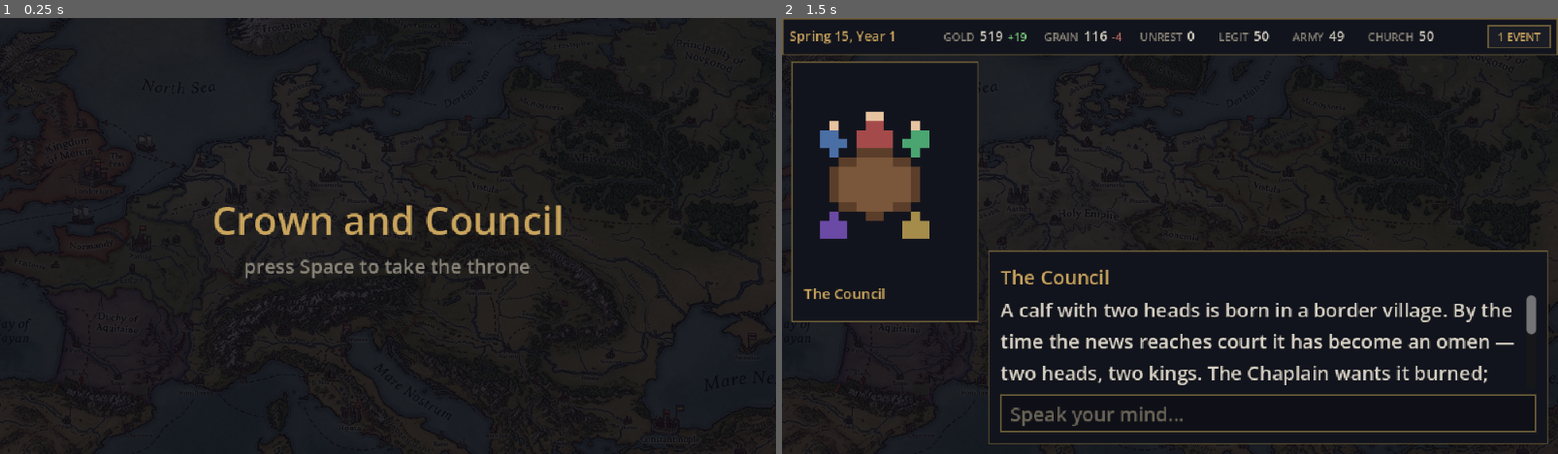
Above: before the commit, frames 1-2 (left to right).
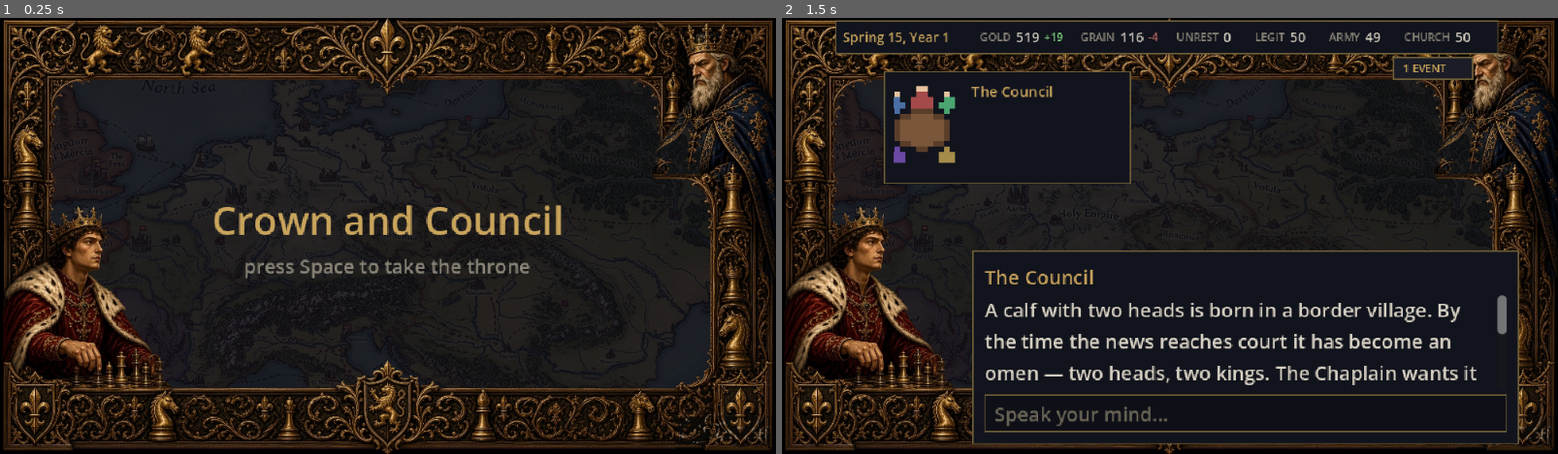
Above: after the commit, the same moments.

Repository: samuelzhang1201/game_design
Game: Godot game, scene res://scenes/game_root.tscn
Two runs of this game, one before a commit and one after it. Both use one fixed random seed, a clock stepped at 60 frames per second and the inputs below.
Inputs (mouse positions are in pixels of both pictures, inside the frame that each line leads up to):
- Up to frame 1 (0.25 s): no input
- Up to frame 2 (1.5 s): tap Space (start_game) at 0.5 s; move the mouse to (1340, 214) at 0.52 s; hold Space (start_game) 0.53-1.25 s; click (1340, 214) at 0.67 s; tap Enter (ui_accept) at 0.77 s; drag from (1014, 257) to (1131, 323) at 1.27 s

The runs differ from the first frame. In frame 1, 32% of the frame differs, in the area x 0-100%, y 0-100%; in frame 2, 30%.

Commit message:
feat: two-kings chess frame around every screen
frame.jpg (user-provided: young king bottom-left, old king top-right,
locked over a chess game) mounted as a decorative layer above the map
backdrop, below the panels, on all screens including the menu.
tools/key_frame_interior.py keys the flat-black interior to real alpha
(bounded flood + halo dilation so the rails' own dark filigree ground
survives) and scrubs the watermark; output at assets/ui/frame.png.

UI inset into the frame interior: TopBar between the corner motifs, the
pending-event chip now a floating badge below the bar's right end (a
visible chip no longer widens the bar past its inset), dossier card
compacted to a horizontal layout with a head-and-shoulders crop of the
full-body art, dialogue and court panels clear of both kings and rails.

Co-Authored-By: Claude Fable 5 <noreply@anthropic.com>
Claude-Session: https://claude.ai/code/session_018aN8BxqrZE3mAMNzHh8jVs

Diff:
--- a/scenes/conversation.tscn
+++ b/scenes/conversation.tscn
@@ -21,45 +21,61 @@
 anchor_right = 1.0
 anchor_bottom = 1.0
 
+[node name="Frame" type="TextureRect" parent="."]
+unique_name_in_owner = true
+anchors_preset = 15
+anchor_right = 1.0
+anchor_bottom = 1.0
+
 [node name="TopBar" parent="." instance=ExtResource("2")]
 unique_name_in_owner = true
 anchor_right = 1.0
+offset_left = 44.0
+offset_top = 2.0
+offset_right = -70.0
 
 [node name="MinisterPanel" type="PanelContainer" parent="."]
 unique_name_in_owner = true
-offset_left = 8.0
-offset_top = 36.0
-custom_minimum_size = Vector2(154, 0)
+offset_left = 84.0
+offset_top = 44.0
+custom_minimum_size = Vector2(204, 0)
 
 [node name="MVBox" type="VBoxContainer" parent="MinisterPanel"]
 theme_override_constants/separation = 5
 
-[node name="PortraitBox" type="Control" parent="MinisterPanel/MVBox"]
+[node name="TopRow" type="HBoxContainer" parent="MinisterPanel/MVBox"]
+theme_override_constants/separation = 8
+
+[node name="PortraitBox" type="Control" parent="MinisterPanel/MVBox/TopRow"]
 unique_name_in_owner = true
 clip_contents = true
-custom_minimum_size = Vector2(132, 168)
+custom_minimum_size = Vector2(56, 72)
 
-[node name="MinisterName" type="Label" parent="MinisterPanel/MVBox"]
+[node name="IdBox" type="VBoxContainer" parent="MinisterPanel/MVBox/TopRow"]
+size_flags_horizontal = 3
+theme_override_constants/separation = 2
+
+[node name="MinisterName" type="Label" parent="MinisterPanel/MVBox/TopRow/IdBox"]
 unique_name_in_owner = true
 autowrap_mode = 3
 
-[node name="MinisterTitle" type="Label" parent="MinisterPanel/MVBox"]
+[node name="MinisterTitle" type="Label" parent="MinisterPanel/MVBox/TopRow/IdBox"]
 unique_name_in_owner = true
 
-[node name="OpinionRow" type="HBoxContainer" parent="MinisterPanel/MVBox"]
+[node name="OpinionRow" type="HBoxContainer" parent="MinisterPanel/MVBox/TopRow/IdBox"]
 unique_name_in_owner = true
 theme_override_constants/separation = 6
 
-[node name="OpinionBar" type="ProgressBar" parent="MinisterPanel/MVBox/OpinionRow"]
+[node name="OpinionBar" type="ProgressBar" parent="MinisterPanel/MVBox/TopRow/IdBox/OpinionRow"]
 unique_name_in_owner = true
-custom_minimum_size = Vector2(96, 6)
+custom_minimum_size = Vector2(70, 6)
 size_flags_horizontal = 3
 size_flags_vertical = 4
 min_value = -100.0
 max_value = 100.0
 show_percentage = false
 
-[node name="OpinionValue" type="Label" parent="MinisterPanel/MVBox/OpinionRow"]
+[node name="OpinionValue" type="Label" parent="MinisterPanel/MVBox/TopRow/IdBox/OpinionRow"]
 unique_name_in_owner = true
 
 [node name="TraitChips" type="HFlowContainer" parent="MinisterPanel/MVBox"]
@@ -74,7 +90,7 @@
 anchor_bottom = 1.0
 offset_left = 170.0
 offset_top = -168.0
-offset_right = -8.0
+offset_right = -46.0
 offset_bottom = -8.0
 grow_horizontal = 2
 grow_vertical = 0
--- a/scenes/court.tscn
+++ b/scenes/court.tscn
@@ -21,18 +21,27 @@
 anchor_right = 1.0
 anchor_bottom = 1.0
 
+[node name="Frame" type="TextureRect" parent="."]
+unique_name_in_owner = true
+anchors_preset = 15
+anchor_right = 1.0
+anchor_bottom = 1.0
+
 [node name="TopBar" parent="." instance=ExtResource("2")]
 unique_name_in_owner = true
 anchor_right = 1.0
+offset_left = 44.0
+offset_top = 2.0
+offset_right = -70.0
 
 [node name="Root" type="HBoxContainer" parent="."]
 anchors_preset = 15
 anchor_right = 1.0
 anchor_bottom = 1.0
-offset_left = 8.0
+offset_left = 46.0
 offset_top = 36.0
-offset_right = -8.0
-offset_bottom = -8.0
+offset_right = -54.0
+offset_bottom = -82.0
 theme_override_constants/separation = 8
 
 [node name="Main" type="VBoxContainer" parent="Root"]
--- a/scenes/top_bar.tscn
+++ b/scenes/top_bar.tscn
@@ -2,27 +2,38 @@
 
 [ext_resource type="Script" path="res://scripts/ui/top_bar.gd" id="1"]
 
-[node name="TopBar" type="PanelContainer"]
+[node name="TopBar" type="Control"]
 anchor_right = 1.0
+offset_bottom = 26.0
 script = ExtResource("1")
 
-[node name="Row" type="HBoxContainer" parent="."]
+[node name="Bar" type="PanelContainer" parent="."]
+unique_name_in_owner = true
+anchors_preset = 15
+anchor_right = 1.0
+anchor_bottom = 1.0
+
+[node name="Row" type="HBoxContainer" parent="Bar"]
 theme_override_constants/separation = 12
 
-[node name="DateLabel" type="Label" parent="Row"]
+[node name="DateLabel" type="Label" parent="Bar/Row"]
 unique_name_in_owner = true
 
-[node name="LeftSpacer" type="Control" parent="Row"]
+[node name="LeftSpacer" type="Control" parent="Bar/Row"]
 size_flags_horizontal = 3
 
-[node name="MetricsRow" type="HBoxContainer" parent="Row"]
+[node name="MetricsRow" type="HBoxContainer" parent="Bar/Row"]
 unique_name_in_owner = true
 theme_override_constants/separation = 14
 
-[node name="RightSpacer" type="Control" parent="Row"]
+[node name="RightSpacer" type="Control" parent="Bar/Row"]
 size_flags_horizontal = 3
 
-[node name="EventChip" type="Label" parent="Row"]
+[node name="EventChip" type="Label" parent="."]
 unique_name_in_owner = true
 visible = false
+anchor_left = 1.0
+anchor_right = 1.0
+offset_left = -66.0
+offset_top = 30.0
 text = "1 EVENT"
--- a/scripts/ui/conversation_scene.gd
+++ b/scripts/ui/conversation_scene.gd
@@ -30,8 +30,9 @@
 	%Backdrop.expand_mode = TextureRect.EXPAND_IGNORE_SIZE
 	%Backdrop.stretch_mode = TextureRect.STRETCH_KEEP_ASPECT_COVERED
 	%Shade.color = UiPalette.DIM_OVERLAY
+	UiPalette.setup_frame(%Frame)
 	%MinisterPanel.add_theme_stylebox_override("panel",
-		UiPalette.panel_style(UiPalette.BORDER_GOLD, 1, 10))
+		UiPalette.panel_style(UiPalette.BORDER_GOLD, 1, 8))
 	%MinisterName.add_theme_color_override("font_color", UiPalette.GOLD)
 	%MinisterName.add_theme_font_size_override("font_size", 12)
 	%MinisterTitle.add_theme_color_override("font_color", UiPalette.TEXT_MUTED)
@@ -170,19 +171,26 @@
 	var box_size: Vector2 = %PortraitBox.custom_minimum_size
 	var full := CharacterPortrait.full_texture_for(portrait_id)
 	if full != null:
+		# Head-and-shoulders crop of the full-body art: a region cut from the
+		# top of the figure at the portrait box's aspect ratio.
+		var atlas := AtlasTexture.new()
+		atlas.atlas = full
+		atlas.region = Rect2(0, 0, full.get_width(),
+			full.get_width() * box_size.y / box_size.x)
 		var pic := TextureRect.new()
 		pic.name = "FullArt"
-		pic.texture = full
+		pic.texture = atlas
 		pic.expand_mode = TextureRect.EXPAND_IGNORE_SIZE
-		pic.stretch_mode = TextureRect.STRETCH_KEEP_ASPECT_CENTERED
+		pic.stretch_mode = TextureRect.STRETCH_SCALE
 		pic.texture_filter = CanvasItem.TEXTURE_FILTER_LINEAR
 		pic.set_anchors_preset(Control.PRESET_FULL_RECT)
 		%PortraitBox.add_child(pic)
 	else:
 		var p := CharacterPortrait.instantiate_for(portrait_id, false)
-		var side := CharacterPortrait.PORTRAIT_SIZE.x * 2.5
-		p.scale = Vector2(2.5, 2.5)
-		p.position = Vector2((box_size.x - side) / 2.0, (box_size.y - side) / 2.0)
+		var scale_factor := box_size.y / CharacterPortrait.PORTRAIT_SIZE.y
+		var side := CharacterPortrait.PORTRAIT_SIZE.x * scale_factor
+		p.scale = Vector2(scale_factor, scale_factor)
+		p.position = Vector2((box_size.x - side) / 2.0, 0)
 		%PortraitBox.add_child(p)
 	var c: Character = null
 	if Game.state != null and Game.state.characters.has(portrait_id):
--- a/scripts/ui/court_screen.gd
+++ b/scripts/ui/court_screen.gd
@@ -35,6 +35,7 @@
 	%Backdrop.expand_mode = TextureRect.EXPAND_IGNORE_SIZE
 	%Backdrop.stretch_mode = TextureRect.STRETCH_KEEP_ASPECT_COVERED
 	%Shade.color = UiPalette.DIM_OVERLAY
+	UiPalette.setup_frame(%Frame)
 	%SidePanel.add_theme_stylebox_override("panel",
 		UiPalette.panel_style(UiPalette.BORDER_GOLD, 1, 10))
 	%SideHeader.add_theme_color_override("font_color", UiPalette.GOLD)
--- a/scripts/ui/day_run_screen.gd
+++ b/scripts/ui/day_run_screen.gd
@@ -24,12 +24,20 @@
 	shade.color = UiPalette.DIM_OVERLAY
 	shade.set_anchors_and_offsets_preset(Control.PRESET_FULL_RECT)
 	add_child(shade)
+	var frame := TextureRect.new()
+	UiPalette.setup_frame(frame)
+	frame.set_anchors_and_offsets_preset(Control.PRESET_FULL_RECT)
+	add_child(frame)
 	overlay = CalendarOverlay.new()
 	overlay.finished.connect(func(): finished.emit())
 	add_child(overlay)
-	# After the overlay so its dim never hides the numbers (R9).
+	# After the overlay so its dim never hides the numbers (R9); inset into
+	# the frame's interior like every screen's bar.
 	top_bar = TOP_BAR_SCENE.instantiate()
 	top_bar.set_anchors_preset(Control.PRESET_TOP_WIDE)
+	top_bar.offset_left = 44
+	top_bar.offset_top = 2
+	top_bar.offset_right = -70
 	add_child(top_bar)
 
 func run(report: TickReport) -> void:
--- a/scripts/ui/main_menu.gd
+++ b/scripts/ui/main_menu.gd
@@ -15,6 +15,10 @@
 	bg.color = UiPalette.DIM_OVERLAY
 	bg.set_anchors_and_offsets_preset(Control.PRESET_FULL_RECT)
 	add_child(bg)
+	var frame := TextureRect.new()
+	UiPalette.setup_frame(frame)
+	frame.set_anchors_and_offsets_preset(Control.PRESET_FULL_RECT)
+	add_child(frame)
 	var col := VBoxContainer.new()
 	col.set_anchors_and_offsets_preset(Control.PRESET_CENTER)
 	col.grow_horizontal = Control.GROW_DIRECTION_BOTH
--- a/scripts/ui/top_bar.gd
+++ b/scripts/ui/top_bar.gd
@@ -1,9 +1,11 @@
 class_name TopBar
-extends PanelContainer
+extends Control
 ## Mock-style top resource strip (UI_example.png, supersedes the corner
 ## KingdomCard): date left, the six realm metrics with this tick's deltas in
-## the middle, and a pending-event chip right. Self-wiring: subscribes to
-## Game.state_changed / report_ready, so screens just instance it.
+## the middle, and a pending-event badge floating just below the bar's right
+## end (outside the strip, so a visible badge never widens the bar past its
+## frame inset). Self-wiring: subscribes to Game.state_changed /
+## report_ready, so screens just instance it.
 
 const METRIC_NAMES := {"treasury": "Gold", "grain": "Grain", "unrest": "Unrest",
 	"legitimacy": "Legit", "army_quality": "Army", "church_opinion": "Church"}
@@ -13,7 +15,7 @@
 var _delta_labels: Dictionary = {}
 
 func _ready() -> void:
-	add_theme_stylebox_override("panel",
+	%Bar.add_theme_stylebox_override("panel",
 		UiPalette.panel_style(UiPalette.BORDER_GOLD, 1, 6))
 	%DateLabel.add_theme_color_override("font_color", UiPalette.GOLD)
 	%DateLabel.add_theme_font_size_override("font_size", 11)
--- a/scripts/ui/ui_palette.gd
+++ b/scripts/ui/ui_palette.gd
@@ -25,6 +25,23 @@
 ## screenshot; the crop trims the foreign UI chrome baked into its edges).
 const MAP_BACKDROP_PATH := "res://assets/portraits/full/map_example.jpeg"
 const MAP_EDGE_CROP := 34.0
+
+## Decorative screen frame (two kings at a chess game, user-provided art;
+## tools/key_frame_interior.py produced the real-alpha PNG). Drawn above the
+## map backdrop, below the UI panels, on every screen.
+const FRAME_PATH := "res://assets/ui/frame.png"
+
+static func frame() -> Texture2D:
+	return load_art(FRAME_PATH)
+
+## Standard setup for the frame layer: stretches edge-to-edge (the art and
+## the design viewport are both 16:9) and never intercepts input.
+static func setup_frame(rect: TextureRect) -> void:
+	rect.texture = frame()
+	rect.expand_mode = TextureRect.EXPAND_IGNORE_SIZE
+	rect.stretch_mode = TextureRect.STRETCH_SCALE
+	rect.texture_filter = CanvasItem.TEXTURE_FILTER_LINEAR
+	rect.mouse_filter = Control.MOUSE_FILTER_IGNORE
 
 static var _art_cache: Dictionary = {}
 
--- a/tests/ui/test_conversation_scene.gd
+++ b/tests/ui/test_conversation_scene.gd
@@ -89,9 +89,13 @@
 	assert_lt(c.size.y - (panel.global_position.y + panel.size.y), 16.0,
 		"the box hugs the bottom edge")
 	assert_not_null(c.find_child("FullArt", true, false),
-		"the marshal's full-body art fills the dossier portrait box")
+		"the marshal's art fills the dossier portrait box")
 	assert_false(c.minister_panel().get_global_rect().intersects(panel.get_global_rect()),
 		"the dialogue box must never cover the dossier card")
+	var frame: TextureRect = c.find_child("Frame", true, false)
+	assert_not_null(frame.texture, "the kings frame is mounted")
+	assert_eq(frame.mouse_filter, Control.MOUSE_FILTER_IGNORE,
+		"the frame never intercepts input")
 
 ## Same ruling, worst case: a long event text plus three choice buttons must
 ## scroll inside the fixed box rather than grow it over the portrait.
Binary file added: assets/portraits/full/frame.jpg
Not shown, added: assets/portraits/full/frame.jpg.import
Binary file added: assets/ui/frame.png
Not shown, added: assets/ui/frame.png.import
Not shown, changed: how_to_play.md
Not shown, added: tools/key_frame_interior.py
